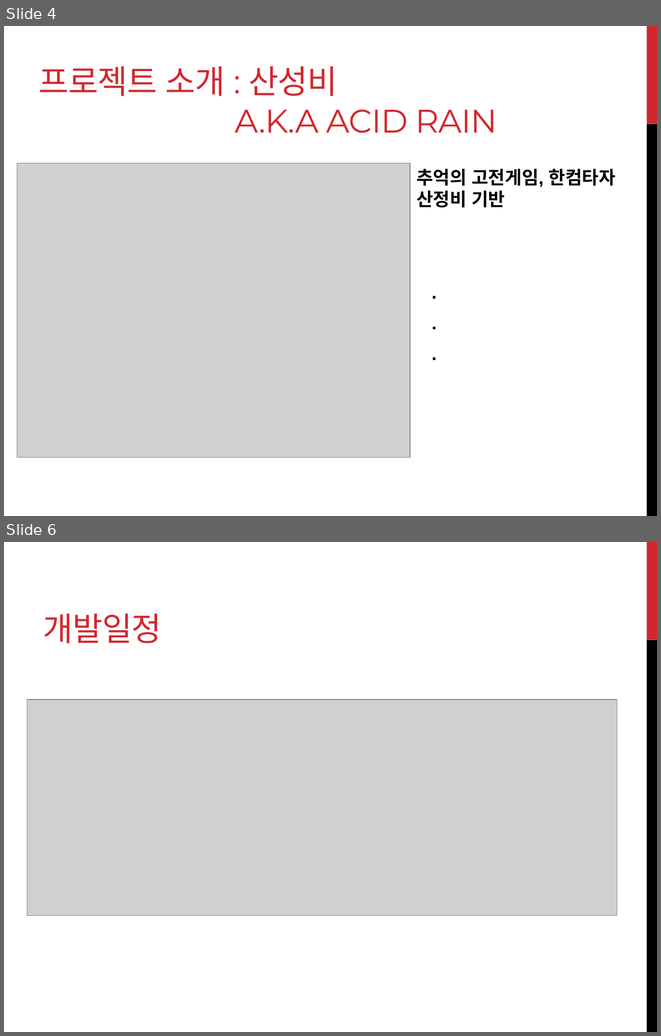
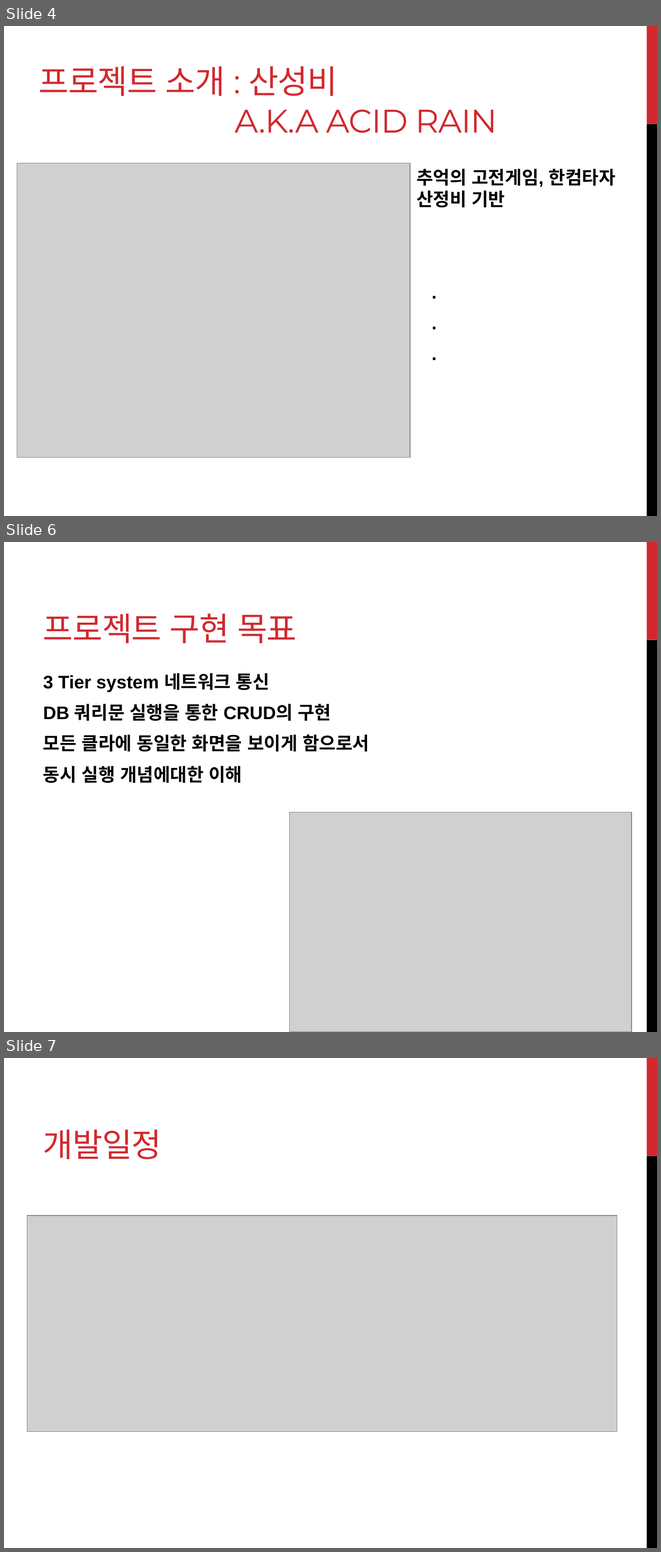
Before and after one commit to jinlee10/javaminiproj, a slide deck: Java_mini_proj_home/java_proj_PPT.pptx. Shown one above the other, each under a label of ours: slides 4 and 6 before the commit, slides 4, 6 and 7 after it; the slides between them are not shown. The pictures are 661x1036 and 661x1552 pixels, drawn with LibreOffice and Linux fonts; fonts in the diff are those of the drawing; grey boxes stand for pictures. Boxes give left, top, right and bottom in pixels: in the first picture for what was removed or moved away, otherwise in the second. Text is boxed around its words. In the diff, an @@ line names an element or a change of style, - is before the commit and + after.

```diff
--- a/Java_mini_proj_home/java_proj_PPT.pptx
+++ b/Java_mini_proj_home/java_proj_PPT.pptx
@@ slide 6 added at (4, 542, 657, 1032), background #FFFFFF; not listed: 2 template elements that a slide beside it also shows @@
@@ title added at (43, 614, 297, 643), 36 pt, text #D1282E @@
+프로젝트 구현 목표
@@ text added at (43, 673, 369, 783), 20 pt, text #000000, bold @@
+3 Tier system 네트워크 통신
+DB 쿼리문 실행을 통한 CRUD의 구현
+모든 클라에 동일한 화면을 보이게 함으로서
+동시 실행 개념에대한 이해
@@ picture added at (289, 812, 632, 1031) @@
@@ what was slide 6 is now slide 7 @@
```
Also in this commit, not shown: 10 slides changed, 2 other slides added, 1 other file.
